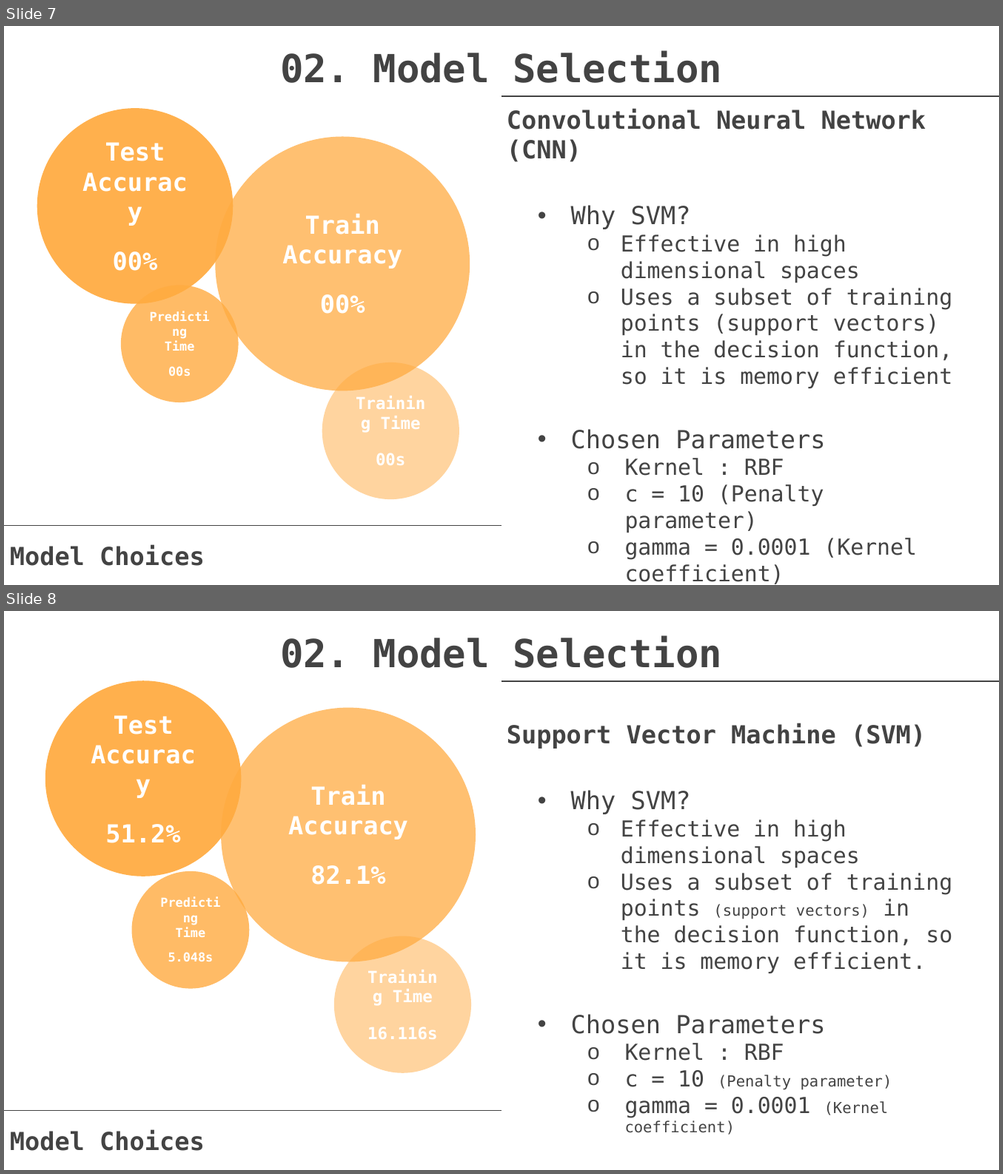
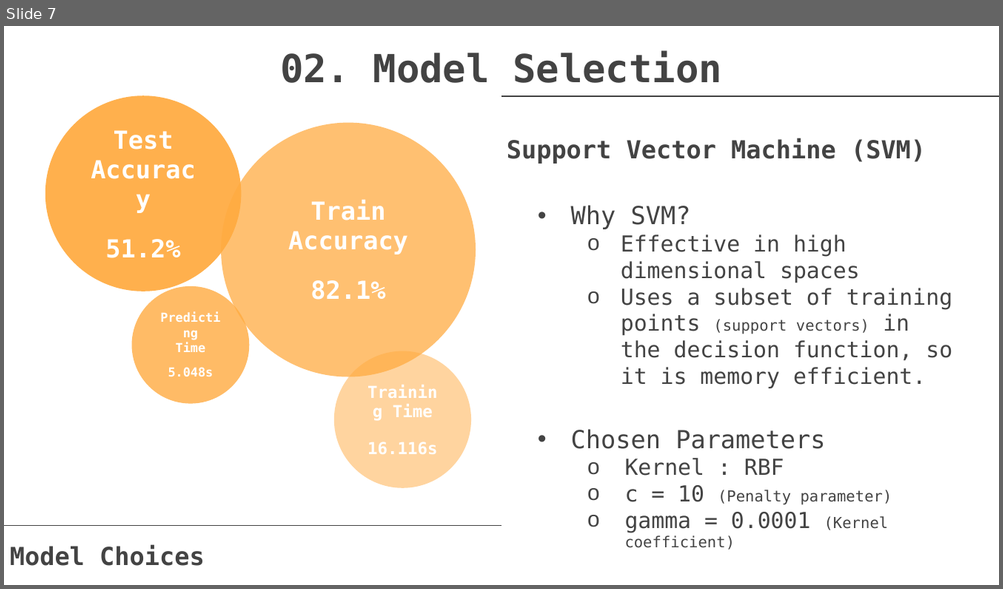
Before and after one commit to TZstatsADS/Fall2019-proj3-sec1--proj3-sec1-grp6, a slide deck: doc/Presentation(group 6).pptx. Shown one above the other, each under a label of ours: slides 7 and 8 before the commit, slide 7 after it. The pictures are 1003x1174 and 1003x589 pixels, drawn with LibreOffice and Linux fonts; fonts in the diff are those of the drawing; background and template pictures are left out. Boxes give left, top, right and bottom in pixels: in the first picture for what was removed or moved away, otherwise in the second. Text is boxed around its words. In the diff, an @@ line names an element or a change of style, - is before the commit and + after.

```diff
--- a/doc/Presentation(group 6).pptx
+++ b/doc/Presentation(group 6).pptx
@@ slide 7 removed at box(4, 26, 999, 585), background picture (left out) @@
@@ title removed at box(280, 51, 722, 83) @@
-02. Model Selection
@@ ellipse removed at box(37, 109, 233, 304) @@
-Test Accuracy
-00%
@@ line removed from (501, 96) to (999, 96) @@
@@ text removed at box(506, 108, 926, 162) @@
-Convolutional Neural Network (CNN)
@@ ellipse removed at box(215, 136, 469, 391) @@
-Train Accuracy
-00%
@@ subtitle removed at box(571, 205, 953, 585) @@
-• Why SVM?
-  o Effective in high dimensional spaces
-  o Uses a subset of training points (support vectors) in the decision function, so it is memory efficient
-• Chosen Parameters
-  o Kernel : RBF
-  o c = 10 (Penalty parameter)
-  o gamma = 0.0001 (Kernel coefficient)
@@ ellipse removed at box(120, 286, 238, 403) @@
-Predicting
-Time
-00s
@@ ellipse removed at box(322, 363, 460, 500) @@
-Training Time
-00s
@@ line removed from (4, 526) to (501, 526) @@
@@ text removed at box(10, 545, 205, 566) @@
-Model Choices
@@ what was slide 8 is now slide 7 @@
```
Also in this commit, not shown: 1 slide changed.
